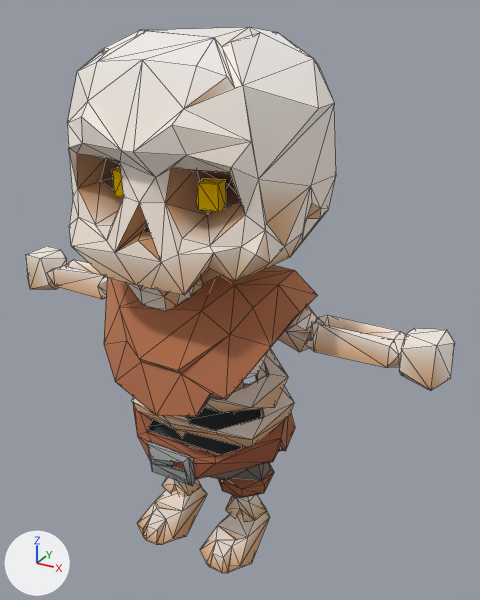
Before and after pictures for a commit that changed the glTF model models/esqueleto.glb.
Rendered twice from a 50 mm lens placed at (1.29, -2.08, 2.2), pointed at (0.1, 0.08, 1.13). The axes (+X, +Y, +Z) are drawn at lower left. The lights are the same throughout. The older version comes first. Mesh edges are drawn as thin lines. Vertices at exactly the same position are counted once.

Objects in the first picture: 'Skeleton_Minion_ArmLeft', 'Skeleton_Minion_ArmRight', 'Skeleton_Minion_Body', 'Skeleton_Minion_Cloak', 'Skeleton_Minion_Eyes', 'Skeleton_Minion_Head', 'Skeleton_Minion_Jaw', 'Skeleton_Minion_LegLeft', 'Skeleton_Minion_LegRight'.
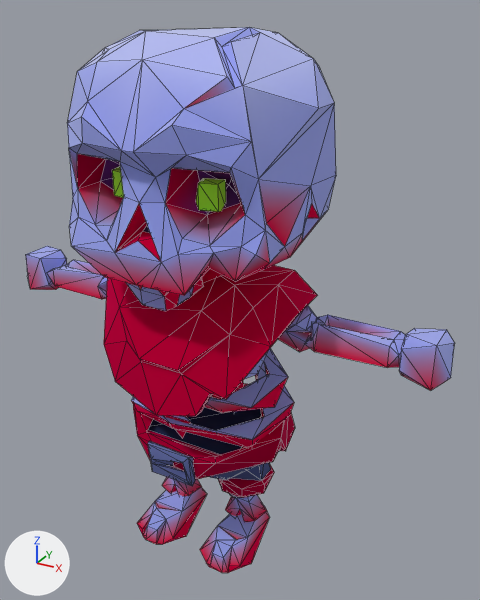
Edits to the bpy script that builds the scene:
```text
Change me_skeleton_minion_armleft:
    where me_skeleton_minion_armleft.from_pydata(...)  # 68 vertices, 128 faces; spans x 0.154..0.969, y -0.089..0.089, z 1.015..1.194
    me_skeleton_minion_armleft part 1: 44 faces centred in x 0.156..0.945, y -0.06..0.06, z 1.112..1.187 are repainted in the vertex colours; the middle colour goes from white #fffbf8 to blue #c9d0fb
    me_skeleton_minion_armleft part 2: 43 faces centred in x 0.156..0.956, y -0.08..0.069, z 1.063..1.137 are repainted in the vertex colours; the middle colour goes from white #fcf6f0 to blue #c9caf7
    me_skeleton_minion_armleft part 3: 41 faces centred in x 0.161..0.945, y -0.06..0.075, z 1.018..1.103 are repainted in the vertex colours; the middle colour goes from beige #edcfaa to pink #ec005e
Change me_skeleton_minion_armright:
    where me_skeleton_minion_armright.from_pydata(...)  # 68 vertices, 128 faces; spans x -0.969..-0.154, y -0.089..0.089, z 1.015..1.194
    me_skeleton_minion_armright part 4: 45 faces centred in x -0.945..-0.156, y -0.06..0.066, z 1.112..1.187 are repainted in the vertex colours; the middle colour goes from white #fffbf8 to blue #c9d0fb
    me_skeleton_minion_armright part 5: 42 faces centred in x -0.956..-0.156, y -0.08..0.069, z 1.063..1.137 are repainted in the vertex colours; the middle colour goes from white #fcf6f0 to blue #c9caf7
    me_skeleton_minion_armright part 6: 41 faces centred in x -0.945..-0.161, y -0.06..0.075, z 1.024..1.103 are repainted in the vertex colours; the middle colour goes from beige #edcfaa to pink #ec005e
Change me_skeleton_minion_body:
    remove me_skeleton_minion_body.from_pydata(...)  # 235 vertices, 443 faces; spans x -0.369..0.369, y -0.331..0.317, z 0.392..1.425
    add me_skeleton_minion_body.from_pydata(...)  # 230 vertices, 433 faces; spans x -0.369..0.369, y -0.331..0.317, z 0.392..1.401
    me_skeleton_minion_body part 7: 430 kept faces spanning x -0.369..0.369, y -0.331..0.317, z 0.392..1.401 get new vertex colours
    edits to the shape of me_skeleton_minion_body do not show in these pictures
Change me_skeleton_minion_cloak:
    where me_skeleton_minion_cloak.from_pydata(...)  # 65 vertices, 126 faces; spans x -0.436..0.436, y -0.387..0.347, z 0.798..1.301
    me_skeleton_minion_cloak part 8: 126 faces centred in x -0.423..0.424, y -0.363..0.334, z 0.818..1.291 are repainted in the vertex colours; the middle colour goes from beige #d79f7c to pink #d70055
Change me_skeleton_minion_eyes:
    where me_skeleton_minion_eyes.from_pydata(...)  # 19 vertices, 26 faces; spans x -0.23..0.215, y -0.29..-0.226, z 1.59..1.692
    me_skeleton_minion_eyes part 9: 26 faces centred in x -0.22..0.215, y -0.286..-0.235, z 1.592..1.69 are repainted in the vertex colours; the middle colour goes from yellow #ffe900 to green #d0ff63
Change me_skeleton_minion_head:
    remove me_skeleton_minion_head.from_pydata(...)  # 147 vertices, 290 faces; spans x -0.435..0.435, y -0.454..0.439, z 1.314..2.144
    add me_skeleton_minion_head.from_pydata(...)  # 143 vertices, 282 faces; spans x -0.435..0.435, y -0.454..0.439, z 1.314..2.144
    me_skeleton_minion_head part 10: 2 vertices removed from x -0.246..-0.188, y -0.247..-0.188, z 2.067
    me_skeleton_minion_head part 11: 1 vertex removed from x 0.185, y -0.339, z 2.046
    me_skeleton_minion_head part 12: 1 vertex removed from x 0.435, y 0.063, z 1.554
    me_skeleton_minion_head part 13: 269 kept faces spanning x -0.435..0.435, y -0.454..0.439, z 1.314..2.144 get new vertex colours
Change me_skeleton_minion_jaw:
    where me_skeleton_minion_jaw.from_pydata(...)  # 46 vertices, 88 faces; spans x -0.227..0.227, y -0.315..0.079, z 1.193..1.516
    me_skeleton_minion_jaw part 14: 69 faces centred in x -0.218..0.194, y -0.291..0.078, z 1.218..1.513 are repainted in the vertex colours; the middle colour goes from beige #ebcaa1 to pink #eb005e
    me_skeleton_minion_jaw part 15: 19 faces centred in x -0.216..0.177, y -0.31..-0.063, z 1.2..1.413 are repainted in the vertex colours; the middle colour goes from white #faf4ed to blue #c0c8f5
Change me_skeleton_minion_legleft:
    remove me_skeleton_minion_legleft.from_pydata(...)  # 82 vertices, 150 faces; spans x 0.05..0.288, y -0.258..0.123, z 0.0..0.507
    add me_skeleton_minion_legleft.from_pydata(...)  # 83 vertices, 152 faces; spans x 0.05..0.288, y -0.258..0.123, z 0.0..0.507
    me_skeleton_minion_legleft part 16: 148 kept faces spanning x 0.05..0.288, y -0.258..0.123, z 0.0..0.507 get new vertex colours
    edits to the shape of me_skeleton_minion_legleft do not show in these pictures
Change me_skeleton_minion_legright:
    remove me_skeleton_minion_legright.from_pydata(...)  # 82 vertices, 150 faces; spans x -0.288..-0.05, y -0.258..0.123, z 0.0..0.529
    add me_skeleton_minion_legright.from_pydata(...)  # 83 vertices, 152 faces; spans x -0.288..-0.05, y -0.258..0.123, z 0.0..0.529
    me_skeleton_minion_legright part 17: 148 kept faces spanning x -0.288..-0.05, y -0.258..0.123, z 0.0..0.529 get new vertex colours
    edits to the shape of me_skeleton_minion_legright do not show in these pictures
```

Pixel boxes [x1, y1, x2, y2] of what changed, in the pictures (480 x 600 px):
part 1 of me_skeleton_minion_armleft, recoloured (white to blue)
    both: [287, 305, 455, 377]
part 2 of me_skeleton_minion_armleft, recoloured (darker)
    both: [284, 315, 451, 390]
part 3 of me_skeleton_minion_armleft, recoloured
    both: [278, 324, 447, 389]
part 4 of me_skeleton_minion_armright, recoloured (white to blue)
    both: [26, 246, 107, 286]
part 5 of me_skeleton_minion_armright, recoloured (darker)
    both: [26, 255, 107, 299]
part 6 of me_skeleton_minion_armright, recoloured (darker)
    both: [34, 276, 106, 299]
part 7 of me_skeleton_minion_body, recoloured
    both: [131, 348, 295, 486]
part 8 of me_skeleton_minion_cloak, recoloured (darker)
    both: [104, 265, 317, 416]
part 9 of me_skeleton_minion_eyes, recoloured (yellow to green)
    both: [112, 166, 226, 212]
part 10 of me_skeleton_minion_head, deleted
    before: [79, 30, 146, 70]
part 11 of me_skeleton_minion_head, deleted
    before: [143, 38, 227, 108]
part 12 of me_skeleton_minion_head, deleted
    before: [307, 176, 336, 218]
part 13 of me_skeleton_minion_head, recoloured (white to blue)
    both: [67, 27, 336, 295]
part 14 of me_skeleton_minion_jaw, recoloured
    both: [139, 269, 223, 311]
part 15 of me_skeleton_minion_jaw, recoloured (white to blue)
    both: [126, 283, 194, 311]
part 16 of me_skeleton_minion_legleft, recoloured (darker)
    both: [200, 462, 274, 573]
part 17 of me_skeleton_minion_legright, recoloured (darker)
    both: [137, 477, 207, 544]
